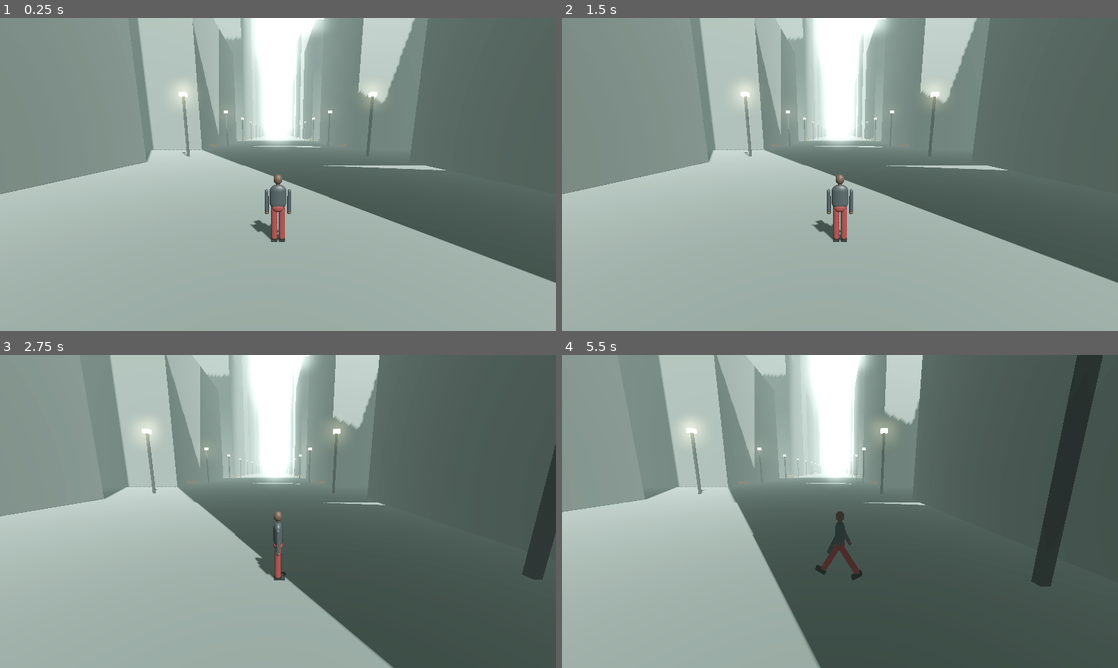
Above: before the commit, frames 1-4 (two rows, left to right).
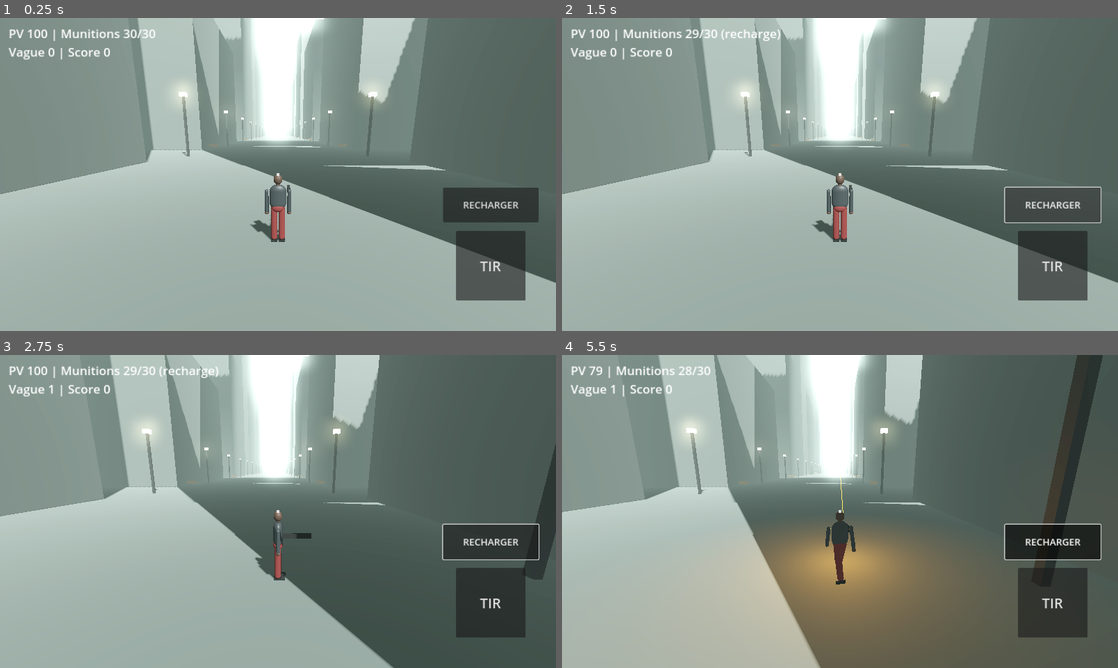
Above: after the commit, the same moments.

Repository: Benie-j/nightfall
Game: Godot game, scene res://main.tscn
Same seed, same stepped clock (60 frames per second), same inputs: the game is played once before the commit and once after it.
Inputs (mouse positions are in pixels of both pictures, inside the frame that each line leads up to):
- Up to frame 1 (0.25 s): no input
- Up to frame 2 (1.5 s): click (1051, 265) at 0.5 s, where only the run after the commit has a clickable "TIR"; click (1051, 205) at 1.25 s, where only the run after the commit has a clickable "RECHARGER"
- Up to frame 3 (2.75 s): tap Enter at 2 s; move the mouse to (400, 495) at 2.02 s; hold Right (ui_right) from 2.03 s (still down); hold R from 2.03 s (still down); click (400, 495) at 2.17 s; tap Space at 2.27, 2.3, 2.57 s
- Up to frame 4 (5.5 s): release Right (ui_right) at 2.75 s; release R at 2.75 s; drag from (728, 527) to (812, 574) at 2.77 s; move the mouse to (895, 442) at 3.52 s; hold Right (ui_right) 3.53-4.25 s; hold R 3.53-4.25 s; tap Space at 3.8 s; drag from (812, 574) to (673, 464) at 4.27 s; move the mouse to (1006, 558) at 5.02 s; hold Left (ui_left) from 5.03 s (still down); hold Space from 5.03 s (still down)

The runs differ from the first frame. In frame 1, 5.3% of the frame differs, in the area x 1-97%, y 3-91%; in frame 2, 4.3%; in frame 3, 5.3%; in frame 4, 26%, in the area x 1-97%, y 3-100%.

Commit message:
war

Diff:
--- a/main.gd
+++ b/main.gd
@@ -82,6 +82,10 @@
 	cam.rotation.x = -0.2
 	cam.far = 600
 	pivot.add_child(cam)
+	var w := preload("res://war.gd").new()
+	w.player = player
+	w.pivot = pivot
+	add_child(w)
 
 func _input(e):
 	var w := get_viewport().get_visible_rect().size
--- /dev/null
+++ b/war.gd
@@ -0,0 +1,195 @@
+extends Node3D
+var player
+var pivot: Node3D
+var hp := 100.0
+var mag := 30
+var ammo := 30
+var score := 0
+var wave := 0
+var enemies: Array = []
+var fire_held := false
+var cd := 0.0
+var reload_t := 0.0
+var wave_t := 2.0
+var dead := false
+var rt := 0.0
+var lbl: Label
+var over: Label
+var flash: OmniLight3D
+
+func _mat(c: Color) -> StandardMaterial3D:
+	var s := StandardMaterial3D.new()
+	s.albedo_color = c
+	s.roughness = 0.8
+	return s
+
+func _box(size: Vector3, pos: Vector3, m: Material, parent: Node) -> MeshInstance3D:
+	var mi := MeshInstance3D.new()
+	var b := BoxMesh.new()
+	b.size = size
+	mi.mesh = b
+	mi.material_override = m
+	mi.position = pos
+	parent.add_child(mi)
+	return mi
+
+func _ctrl(c: Control, ax: float, ay: float, l: float, t: float, r: float, b: float) -> void:
+	c.anchor_left = ax
+	c.anchor_right = ax
+	c.anchor_top = ay
+	c.anchor_bottom = ay
+	c.offset_left = l
+	c.offset_top = t
+	c.offset_right = r
+	c.offset_bottom = b
+
+func _ready() -> void:
+	randomize()
+	_box(Vector3(0.08, 0.12, 0.7), Vector3(0.3, 1.25, -0.45), _mat(Color(0.05, 0.05, 0.05)), player)
+	flash = OmniLight3D.new()
+	flash.position = Vector3(0.3, 1.25, -0.9)
+	flash.light_energy = 0.0
+	flash.omni_range = 8.0
+	flash.light_color = Color(1, 0.7, 0.3)
+	player.add_child(flash)
+	var cl := CanvasLayer.new()
+	add_child(cl)
+	lbl = Label.new()
+	lbl.position = Vector2(20, 15)
+	lbl.add_theme_font_size_override("font_size", 28)
+	cl.add_child(lbl)
+	over = Label.new()
+	over.add_theme_font_size_override("font_size", 48)
+	over.horizontal_alignment = HORIZONTAL_ALIGNMENT_CENTER
+	over.visible = false
+	_ctrl(over, 0.5, 0.5, -400, -100, 400, 100)
+	cl.add_child(over)
+	var ch := ColorRect.new()
+	ch.color = Color(1, 1, 1, 0.8)
+	_ctrl(ch, 0.5, 0.5, -3, -3, 3, 3)
+	cl.add_child(ch)
+	var fire := Button.new()
+	fire.text = "TIR"
+	fire.add_theme_font_size_override("font_size", 32)
+	_ctrl(fire, 1.0, 1.0, -230, -230, -70, -70)
+	fire.button_down.connect(func(): fire_held = true)
+	fire.button_up.connect(func(): fire_held = false)
+	cl.add_child(fire)
+	var rel := Button.new()
+	rel.text = "RECHARGER"
+	rel.add_theme_font_size_override("font_size", 22)
+	_ctrl(rel, 1.0, 1.0, -260, -330, -40, -250)
+	rel.pressed.connect(_reload)
+	cl.add_child(rel)
+
+func _reload() -> void:
+	if reload_t <= 0.0 and ammo < mag:
+		reload_t = 1.5
+
+func _spawn_wave() -> void:
+	wave += 1
+	wave_t = 3.0
+	hp = minf(100.0, hp + 20.0)
+	for i in range(3 + wave * 2):
+		var e := Node3D.new()
+		var sgn := 1.0 if randf() < 0.5 else -1.0
+		e.position = Vector3(randf_range(-9.0, 9.0), 0, player.position.z + sgn * randf_range(40.0, 70.0))
+		_box(Vector3(0.5, 0.7, 0.3), Vector3(0, 1.3, 0), _mat(Color(0.25, 0.3, 0.18)), e)
+		_box(Vector3(0.45, 0.85, 0.28), Vector3(0, 0.45, 0), _mat(Color(0.2, 0.22, 0.14)), e)
+		_box(Vector3(0.28, 0.3, 0.28), Vector3(0, 1.85, 0), _mat(Color(0.5, 0.38, 0.3)), e)
+		_box(Vector3(0.34, 0.18, 0.34), Vector3(0, 2.05, 0), _mat(Color(0.15, 0.18, 0.1)), e)
+		_box(Vector3(0.07, 0.1, 0.6), Vector3(0.25, 1.3, -0.35), _mat(Color(0.05, 0.05, 0.05)), e)
+		e.set_meta("hp", 60.0)
+		e.set_meta("cd", randf_range(1.0, 2.5))
+		add_child(e)
+		enemies.append(e)
+
+func _tracer(a: Vector3, b: Vector3) -> void:
+	var mi := MeshInstance3D.new()
+	var im := ImmediateMesh.new()
+	im.surface_begin(Mesh.PRIMITIVE_LINES)
+	im.surface_add_vertex(a)
+	im.surface_add_vertex(b)
+	im.surface_end()
+	mi.mesh = im
+	var m := StandardMaterial3D.new()
+	m.shading_mode = BaseMaterial3D.SHADING_MODE_UNSHADED
+	m.albedo_color = Color(1, 0.85, 0.3)
+	mi.material_override = m
+	add_child(mi)
+	get_tree().create_timer(0.05).timeout.connect(mi.queue_free)
+
+func _shoot() -> void:
+	cd = 0.11
+	ammo -= 1
+	flash.light_energy = 6.0
+	var fwd: Vector3 = -pivot.global_transform.basis.z
+	fwd.y = 0
+	fwd = fwd.normalized()
+	player.rotation.y = pivot.rotation.y
+	var o: Vector3 = player.position + Vector3(0, 1.4, 0)
+	var best = null
+	var bd := 150.0
+	for e in enemies:
+		var v: Vector3 = e.position + Vector3(0, 1.2, 0) - o
+		var t := v.dot(fwd)
+		if t > 0.0 and t < bd and (v - fwd * t).length() < 0.8:
+			best = e
+			bd = t
+	_tracer(o + fwd, o + fwd * (bd if best != null else 60.0))
+	if best != null:
+		var h: float = best.get_meta("hp") - 34.0
+		best.set_meta("hp", h)
+		if h <= 0.0:
+			enemies.erase(best)
+			score += 10
+			create_tween().tween_property(best, "rotation:x", -PI / 2.0, 0.3)
+			get_tree().create_timer(3.0).timeout.connect(best.queue_free)
+
+func _hurt(n: float) -> void:
+	hp -= n
+	if hp <= 0.0:
+		hp = 0.0
+		dead = true
+		rt = 1.0
+		over.text = "MISSION ÉCHOUÉE\nVague %d - Score %d\nTouche l'écran pour recommencer" % [wave, score]
+		over.visible = true
+
+func _input(e) -> void:
+	if dead and rt <= 0.0 and ((e is InputEventScreenTouch and e.pressed) or (e is InputEventKey and e.pressed)):
+		get_tree().reload_current_scene()
+
+func _process(delta: float) -> void:
+	if dead:
+		rt -= delta
+		return
+	cd -= delta
+	flash.light_energy = maxf(flash.light_energy - delta * 60.0, 0.0)
+	if reload_t > 0.0:
+		reload_t -= delta
+		if reload_t <= 0.0:
+			ammo = mag
+	elif (fire_held or Input.is_key_pressed(KEY_SPACE)) and cd <= 0.0 and ammo > 0:
+		_shoot()
+	if ammo <= 0 or Input.is_key_pressed(KEY_R):
+		_reload()
+	for e in enemies:
+		var d: Vector3 = player.position - e.position
+		d.y = 0
+		var dist := d.length()
+		var dir := d.normalized()
+		e.rotation.y = atan2(-dir.x, -dir.z)
+		if dist > 14.0:
+			e.position += dir * 3.2 * delta
+			e.position.x = clampf(e.position.x, -10.0, 10.0)
+		var c: float = e.get_meta("cd") - delta
+		if dist < 40.0 and c <= 0.0:
+			c = randf_range(0.8, 1.6)
+			if randf() < 0.35:
+				_hurt(7.0)
+		e.set_meta("cd", c)
+	if enemies.is_empty():
+		wave_t -= delta
+		if wave_t <= 0.0:
+			_spawn_wave()
+	lbl.text = "PV %d | Munitions %d/%d %s\nVague %d | Score %d" % [int(hp), ammo, mag, "(recharge)" if reload_t > 0.0 else "", wave, score]
